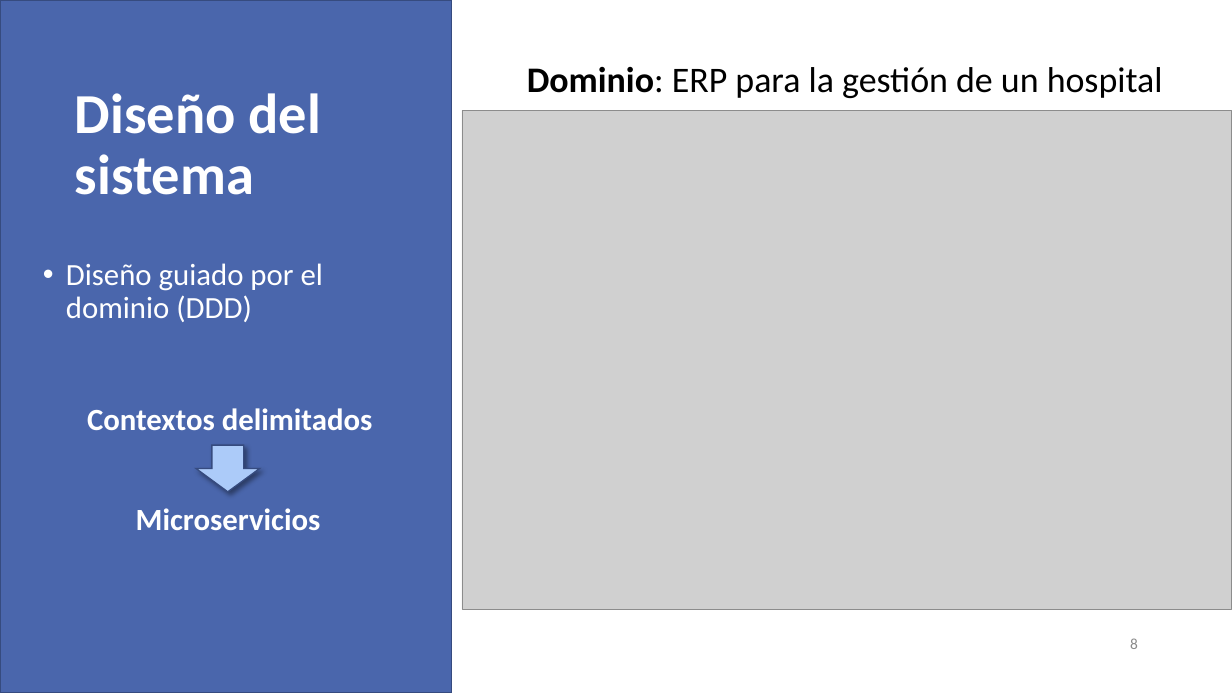
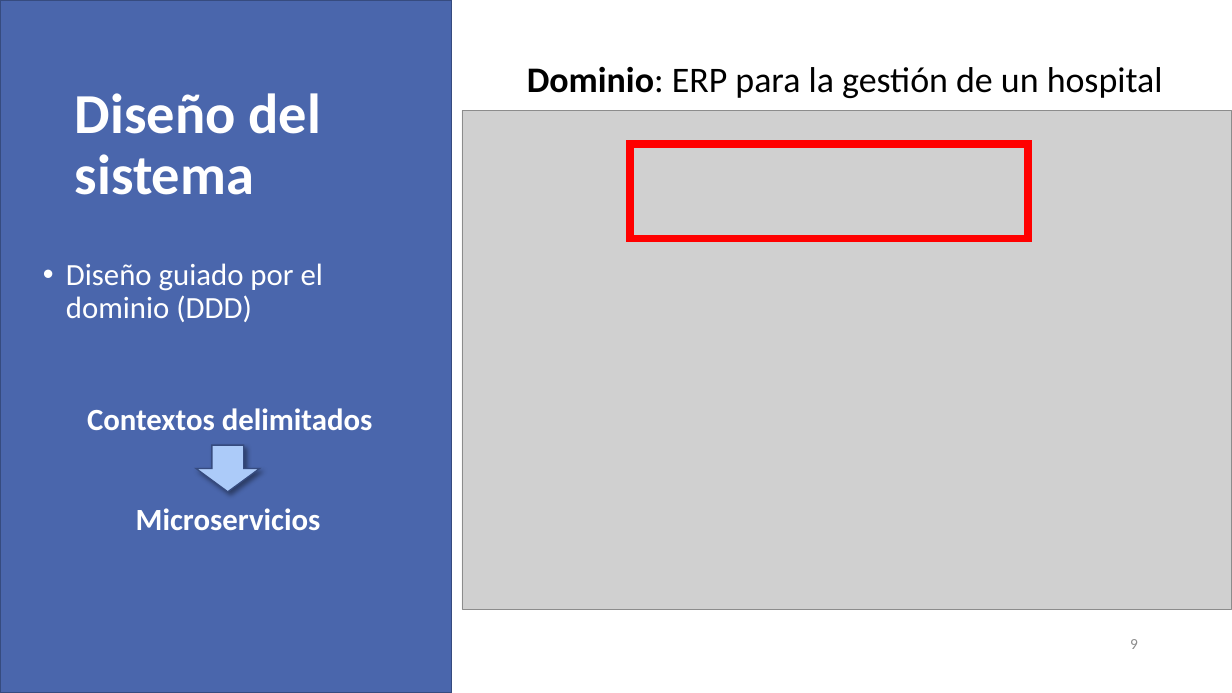
Before and after one commit to VictorIranzo/TFG_Microservices, a slide deck: slide 9 of Trabajo/Presentación/Desarrollo de software basado en microservicios.pptx (slide 8 before the commit). Drawn at 1232x693 pixels with LibreOffice and Linux fonts; fonts in the diff are those of the drawing; grey boxes stand for pictures. Boxes give left, top, right and bottom in pixels: in the first picture for what was removed or moved away, otherwise in the second. Text is boxed around its words. In the diff, an @@ line names an element or a change of style, - is before the commit and + after.

```diff
--- a/Trabajo/Presentación/Desarrollo de software basado en microservicios.pptx
+++ b/Trabajo/Presentación/Desarrollo de software basado en microservicios.pptx
@@ rectangle added at (629, 144, 1028, 239), outline #FF0000 6 pt @@
@@ page number at (1130, 639, 1138, 649): text changed @@
-8
+9
```
Also in this commit, not shown: 11 other slides changed, 5 slides added.
